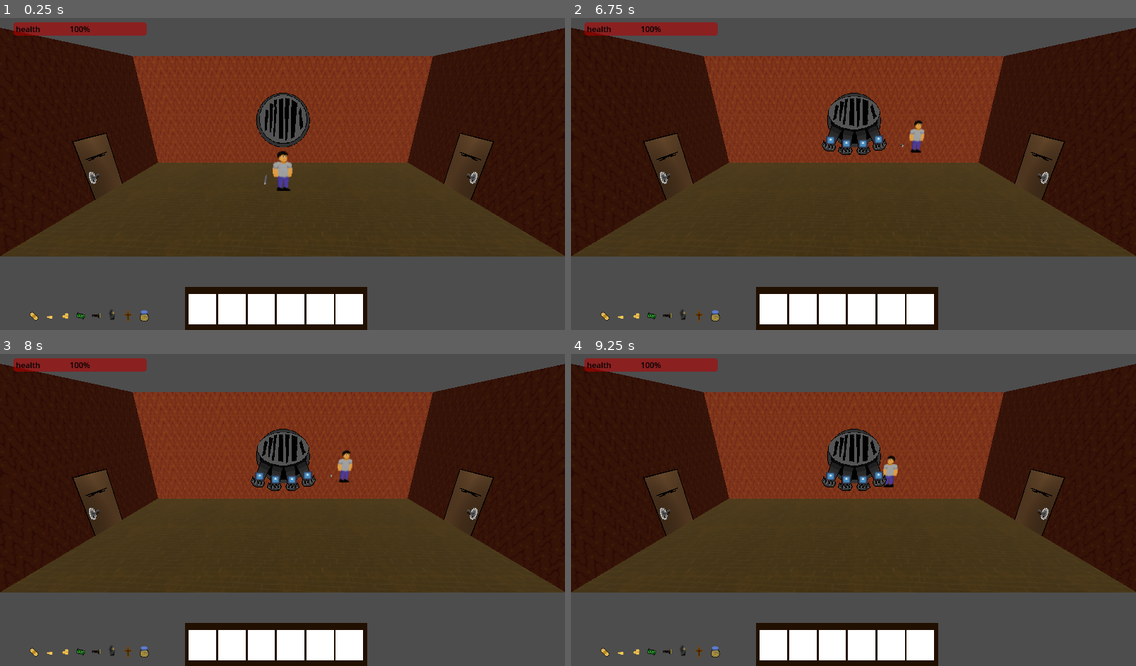
Above: before the commit, frames 1-4 (two rows, left to right).
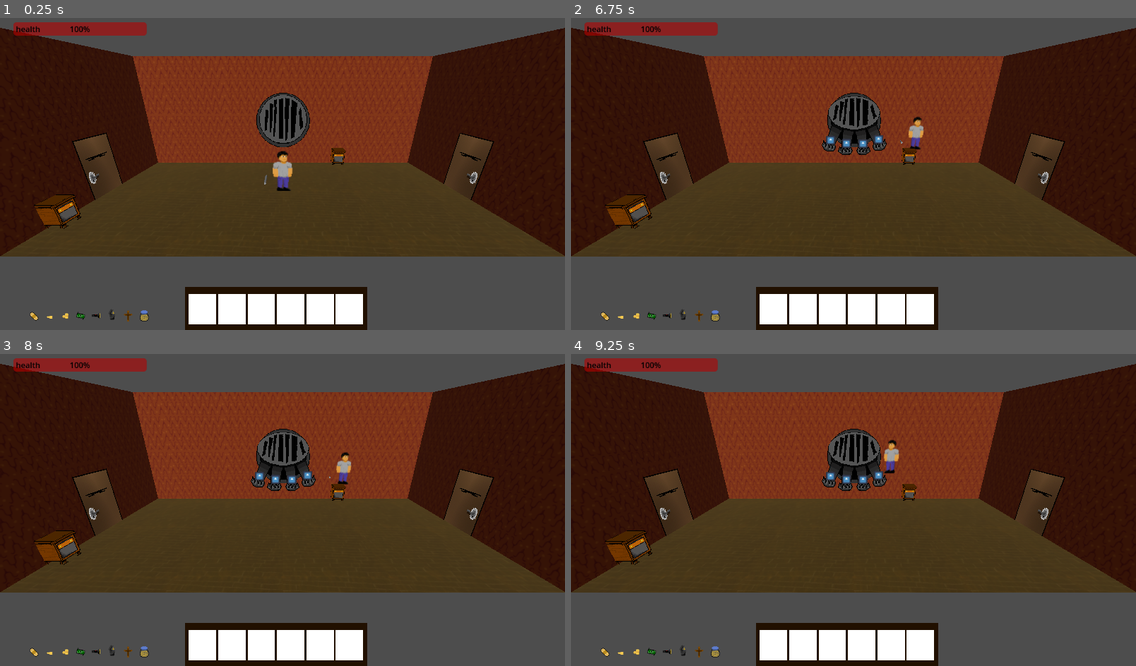
Above: after the commit, the same moments.

Repository: Malikmm560/GODOT_project
Game: Godot game, scene res://shop_room.tscn
Two runs of this game, one before a commit and one after it. Both use one fixed random seed, a clock stepped at 60 frames per second and the inputs below. This scene is started directly instead of the project's main scene. The engine's default icon, where the game draws it, is replaced by a stand-in: a white triangle on a blue panel in a dark square.
Inputs (mouse positions are in pixels of both pictures, inside the frame that each line leads up to):
- Up to frame 1 (0.25 s): no input
- Up to frame 2 (6.75 s): tap Enter (ui_accept) at 0.5, 0.77, 1.52, 2.75, 3.02, 3.77, 4.52, 5, 6.02 s; move the mouse to (881, 170) at 0.52 s; hold Up (ui_up) 0.53-5.78 s; tap E (E, bound only after the commit) every 0.75 s from 0.6 to 6.6 s; click (881, 170) at 0.67 s; move the mouse to (825, 174) at 1.27 s; move the mouse to (864, 164) at 2.02 s; move the mouse to (847, 177) at 2.77 s; click (847, 177) at 2.92 s; move the mouse to (893, 174) at 3.52 s; move the mouse to (808, 167) at 4.27 s; move the mouse to (859, 170) at 5.02 s; click (859, 170) at 5.17 s; move the mouse to (830, 164) at 5.77 s; hold Right (ui_right) 5.78-6.53 s; move the mouse to (881, 170) at 6.52 s; hold Up (ui_up) from 6.53 s (still down)
- Up to frame 3 (8 s): keep holding Up (ui_up); tap Enter (ui_accept) at 6.77, 7.52 s; move the mouse to (254, 510) at 7.27 s; tap E (E, bound only after the commit) at 7.35 s; click (254, 510) at 7.42 s
- Up to frame 4 (9.25 s): move the mouse to (864, 500) at 8.02 s; tap E (E, bound only after the commit) at 8.1, 8.85 s; move the mouse to (847, 513) at 8.77 s; release Up (ui_up) at 8.78 s; hold Left (ui_left) from 8.78 s (still down); tap Enter (ui_accept) at 9.02 s

The runs differ from the first frame. In frame 1, 0.6% of the frame differs, in the area x 6-62%, y 41-68%; in frame 2, 0.8%; in frame 3, 0.8%; in frame 4, 0.9%, in the area x 6-62%, y 27-68%.

Commit message:
drawer i m

Diff:
--- /dev/null
+++ b/door-2.5d/basicdrawer.tscn
@@ -0,0 +1,155 @@
+[gd_scene load_steps=7 format=3 uid="uid://c1aabsbp2ooah"]
+
+[ext_resource type="Texture2D" uid="uid://b2br0ekm2gtu7" path="res://sprites/drawers.png" id="1_dqgen"]
+[ext_resource type="Script" path="res://opendrawer.gd" id="1_qlk3a"]
+
+[sub_resource type="Animation" id="Animation_7e2qh"]
+resource_name = "open1"
+tracks/0/type = "value"
+tracks/0/imported = false
+tracks/0/enabled = true
+tracks/0/path = NodePath("drawer1:position")
+tracks/0/interp = 1
+tracks/0/loop_wrap = true
+tracks/0/keys = {
+"times": PackedFloat32Array(0, 1),
+"transitions": PackedFloat32Array(1, 1),
+"update": 0,
+"values": [Vector3(0.0487961, -0.0383871, -1.47764), Vector3(0.0487961, -0.0383871, -0.718358)]
+}
+
+[sub_resource type="Animation" id="Animation_jiay2"]
+length = 0.001
+tracks/0/type = "value"
+tracks/0/imported = false
+tracks/0/enabled = true
+tracks/0/path = NodePath("drawer1:position")
+tracks/0/interp = 1
+tracks/0/loop_wrap = true
+tracks/0/keys = {
+"times": PackedFloat32Array(0),
+"transitions": PackedFloat32Array(1),
+"update": 0,
+"values": [Vector3(0.0487961, -0.0383871, -1.47764)]
+}
+
+[sub_resource type="AnimationLibrary" id="AnimationLibrary_6us4o"]
+_data = {
+"RESET": SubResource("Animation_jiay2"),
+"open1": SubResource("Animation_7e2qh")
+}
+
+[sub_resource type="BoxShape3D" id="BoxShape3D_fib2t"]
+size = Vector3(1.17313, 1.38623, 1.3219)
+
+[node name="basicdrawer" type="StaticBody3D"]
+script = ExtResource("1_qlk3a")
+
+[node name="frame" type="Node3D" parent="."]
+
+[node name="Sprite3D2" type="Sprite3D" parent="frame"]
+transform = Transform3D(-4.37114e-08, 0, 1, 0, 1, 0, -1, 0, -4.37114e-08, 0.71785, 0, -0.285496)
+sorting_use_aabb_center = false
+alpha_cut = 1
+texture_filter = 0
+texture = ExtResource("1_dqgen")
+hframes = 2
+vframes = 4
+
+[node name="Sprite3D3" type="Sprite3D" parent="frame"]
+transform = Transform3D(-4.37114e-08, 0, 1, 0, 1, 0, -1, 0, -4.37114e-08, -0.368567, 0, -0.285496)
+sorting_offset = -0.9
+sorting_use_aabb_center = false
+alpha_cut = 1
+texture_filter = 0
+texture = ExtResource("1_dqgen")
+hframes = 2
+vframes = 4
+
+[node name="Sprite3D4" type="Sprite3D" parent="frame"]
+transform = Transform3D(1, 0, 0, 0, 1, 0, 0, 0, 1, 0.131687, 0, 0.245557)
+sorting_offset = -0.9
+sorting_use_aabb_center = false
+alpha_cut = 1
+texture_filter = 0
+texture = ExtResource("1_dqgen")
+hframes = 2
+vframes = 4
+frame = 1
+
+[node name="Sprite3D5" type="Sprite3D" parent="frame"]
+transform = Transform3D(1.3, 0, 0, 0, -5.68248e-08, -1.3, 0, 1.3, -5.68248e-08, 0.131687, 0.928127, -0.463766)
+sorting_offset = 1.0
+modulate = Color(0.663824, 0.663824, 0.663824, 1)
+alpha_cut = 1
+texture_filter = 0
+texture = ExtResource("1_dqgen")
+hframes = 2
+vframes = 4
+frame = 6
+
+[node name="drawer1" type="Node3D" parent="."]
+transform = Transform3D(1, 0, 0, 0, 1, 0, 0, 0, 1, 0.0487961, -0.0383871, -1.47764)
+
+[node name="Sprite3D6" type="Sprite3D" parent="drawer1"]
+transform = Transform3D(1, 0, 0, 0, 1, 0, 0, 0, 1, 0.131687, 0.293859, 1.73783)
+sorting_offset = 1.0
+sorting_use_aabb_center = false
+alpha_cut = 1
+texture_filter = 0
+texture = ExtResource("1_dqgen")
+hframes = 2
+vframes = 4
+frame = 3
+
+[node name="Sprite3D7" type="Sprite3D" parent="drawer1"]
+transform = Transform3D(-4.37114e-08, 0, 1, 0, 1, 0, -1, 0, -4.37114e-08, 0.523091, 0.263428, 1.29152)
+sorting_offset = -0.9
+sorting_use_aabb_center = false
+alpha_cut = 1
+texture_filter = 0
+texture = ExtResource("1_dqgen")
+hframes = 2
+vframes = 4
+frame = 5
+
+[node name="Sprite3D8" type="Sprite3D" parent="drawer1"]
+transform = Transform3D(-4.37114e-08, 0, 1, 0, 1, 0, -1, 0, -4.37114e-08, -0.389093, 0.263428, 1.29152)
+sorting_offset = -0.9
+sorting_use_aabb_center = false
+alpha_cut = 1
+texture_filter = 0
+texture = ExtResource("1_dqgen")
+hframes = 2
+vframes = 4
+frame = 5
+
+[node name="Sprite3D9" type="Sprite3D" parent="drawer1"]
+transform = Transform3D(-4.80825e-08, 1.1, -4.80825e-08, 0, -4.80825e-08, -1.1, -1.1, -4.80825e-08, 2.10175e-15, -0.144335, 0.3875, 1.29152)
+sorting_offset = -0.9
+sorting_use_aabb_center = false
+alpha_cut = 1
+texture_filter = 0
+texture = ExtResource("1_dqgen")
+hframes = 2
+vframes = 4
+frame = 6
+
+[node name="AnimationPlayer" type="AnimationPlayer" parent="."]
+libraries = {
+"": SubResource("AnimationLibrary_6us4o")
+}
+
+[node name="CollisionShape3D" type="CollisionShape3D" parent="."]
+transform = Transform3D(1, 0, 0, 0, 1, 0, 0, 0, 1, 0.137619, 0.193115, -0.289734)
+shape = SubResource("BoxShape3D_fib2t")
+
+[node name="Area3D" type="Area3D" parent="."]
+transform = Transform3D(1, 0, 0, 0, 1, 0, 0, 0, 1, 0, 0, 1.23557)
+
+[node name="CollisionShape3D2" type="CollisionShape3D" parent="Area3D"]
+transform = Transform3D(1, 0, 0, 0, 1, 0, 0, 0, 1, 0.137619, 0.193115, -0.289734)
+shape = SubResource("BoxShape3D_fib2t")
+
+[connection signal="body_entered" from="Area3D" to="." method="_on_area_3d_body_entered"]
+[connection signal="body_exited" from="Area3D" to="." method="_on_area_3d_body_exited"]
--- /dev/null
+++ b/door-2.5d/opendrawer.gd
@@ -0,0 +1,27 @@
+extends StaticBody3D
+
+@onready var ani: AnimationPlayer = $AnimationPlayer
+
+var plrishere = false
+var open1 = false
+
+func _ready() -> void:
+	pass # Replace with function body.
+
+# Called every frame. 'delta' is the elapsed time since the previous frame.
+func _process(_delta: float) -> void:
+	if Input.is_action_just_pressed("E") and plrishere:
+		if !open1:
+			ani.play()
+			open1= true
+		else:
+			open1 = false
+			ani.play_backwards()
+
+func _on_area_3d_body_entered(body: Node3D) -> void:
+	if body.is_in_group("plr"): #the plr is not in group plr yet and idk if i can change anything
+		plrishere = true
+
+func _on_area_3d_body_exited(body: Node3D) -> void:
+	if body.is_in_group("plr"):
+		plrishere = false
--- a/door-2.5d/project.godot
+++ b/door-2.5d/project.godot
@@ -57,3 +57,8 @@
 , Object(InputEventKey,"resource_local_to_scene":false,"resource_name":"","device":-1,"window_id":0,"alt_pressed":false …(183 unchanged characters)…
 ]
 }
+E={
+"deadzone": 0.5,
+"events": [Object(InputEventKey,"resource_local_to_scene":false,"resource_name":"","device":-1,"window_id":0,"alt_pressed":false,"shift_pressed":false,"ctrl_pressed":false,"meta_pressed":false,"pressed":false,"keycode":0,"physical_keycode":69,"key_label":0,"unicode":101,"location":0,"echo":false,"script":null)
+]
+}
--- a/door-2.5d/shop_room.tscn
+++ b/door-2.5d/shop_room.tscn
@@ -6,6 +6,7 @@
 [ext_resource type="Texture2D" uid="uid://dy3euhp8vb6d7" path="res://sprites/shop.png" id="4_u8ek8"]
 [ext_resource type="Texture2D" uid="uid://8n71kg3ftr6h" path="res://icon.svg" id="5_jmiuo"]
 [ext_resource type="Texture2D" uid="uid://bm2swmekw0jav" path="res://sprites/doors.png" id="6_uihdt"]
+[ext_resource type="PackedScene" uid="uid://c1aabsbp2ooah" path="res://basicdrawer.tscn" id="7_l0clu"]
 
 [sub_resource type="Environment" id="Environment_cwo46"]
 background_mode = 2
@@ -575,3 +576,9 @@
 texture = ExtResource("6_uihdt")
 hframes = 4
 frame = 1
+
+[node name="basicdrawer" parent="." instance=ExtResource("7_l0clu")]
+transform = Transform3D(0.6, 0, 0, 0, 0.6, 0, 0, 0, 0.6, 3.25895, 0.424721, -3.47129)
+
+[node name="basicdrawer2" parent="." instance=ExtResource("7_l0clu")]
+transform = Transform3D(-0.0132041, 0, 0.599855, 0, 0.6, 0, -0.599855, 0, -0.0132041, -7.54328, 0.367602, 2.52551)
Not shown: 1 places in door-2.5d/shop_room.tscn that only renumber resources
Binary file added: door-2.5d/sprites/cursor.png
Not shown, changed: door-2.5d/sprites/cursor.png.import
Binary file changed: door-2.5d/sprites/drawers.png
